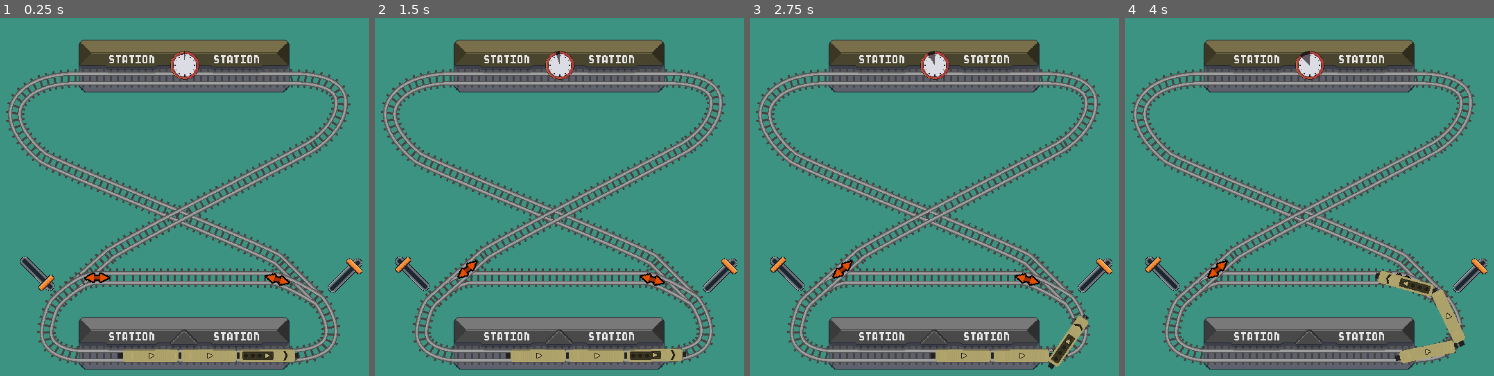
Above: before the commit, frames 1-4 (left to right).
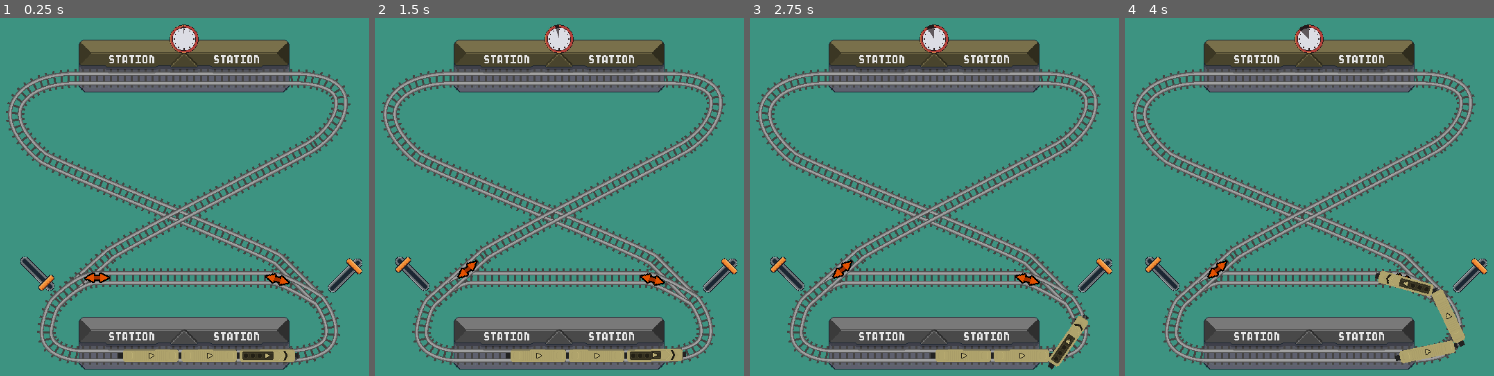
Above: after the commit, the same moments.

Repository: dsg-jam/ld54-game
Game: Godot game, scene res://scenes/Level1.tscn
The game is run twice, just before and just after one commit, with the same random seed, the same clock (stepped at 60 frames per second) and the same inputs.
Inputs (mouse positions are in pixels of both pictures, inside the frame that each line leads up to):
- Up to frame 1 (0.25 s): no input
- Up to frame 2 (1.5 s): click (411, 272) at 0.52 s
- Up to frame 3 (2.75 s): hold Space (brake) from 2.03 s (still down)
- Up to frame 4 (4 s): release Space (brake) at 2.78 s

The runs differ from the first frame. In frame 1, 1.0% of the frame differs, in the area x 45-54%, y 1-18%; in frame 2, 1.0%; in frame 3, 1.0%; in frame 4, 1.0%.

Commit message:
move the clock up

Diff:
--- a/prefabs/TrainStation.tscn
+++ b/prefabs/TrainStation.tscn
@@ -102,7 +102,7 @@
 
 [node name="Clock" type="Node2D" parent="."]
 z_index = 100
-position = Vector2(151, -19)
+position = Vector2(150, -57)
 script = ExtResource("5_kntof")
 
 [node name="TextureProgressBar" type="TextureProgressBar" parent="Clock"]
